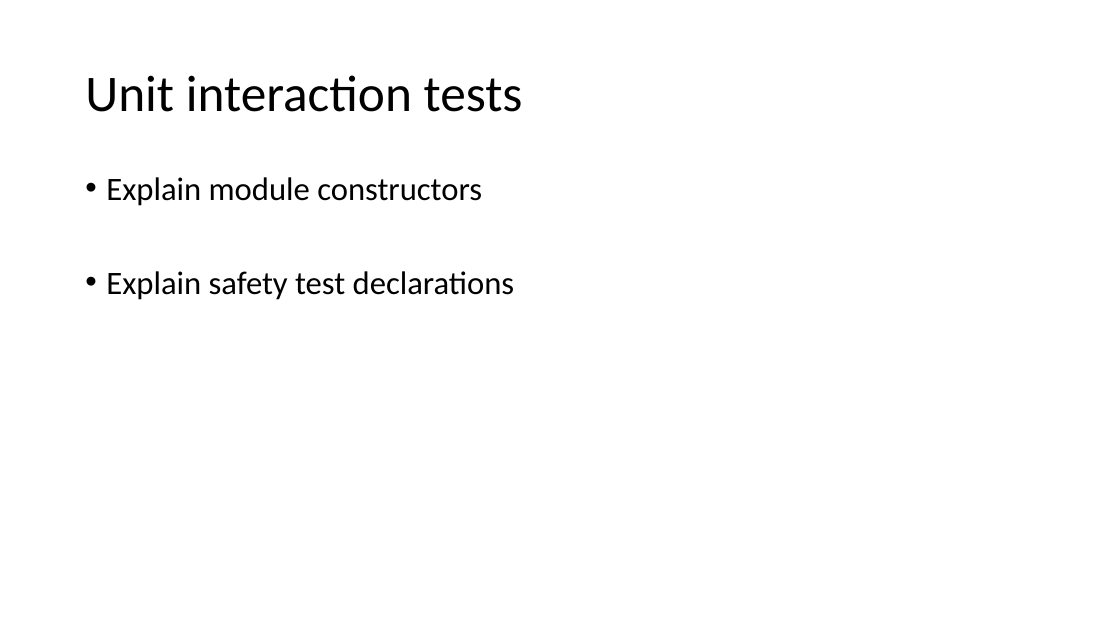
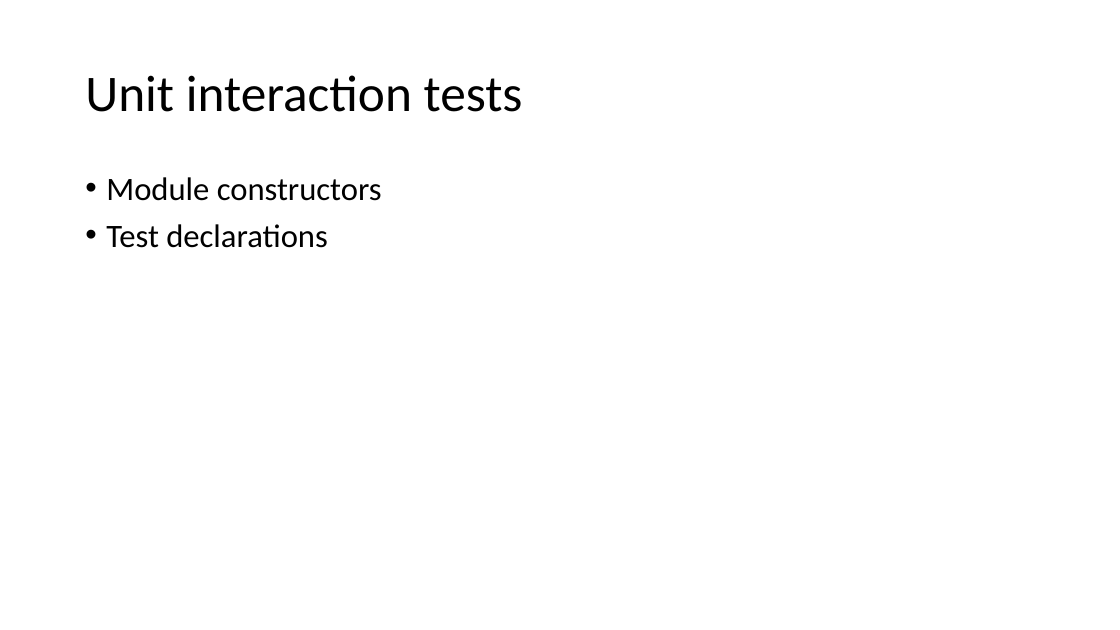
Before and after one commit to p-org/P, a slide deck: slide 8 of Tutorial/P-tutorial.pptx (slide 7 before the commit). Drawn at 1120x630 pixels with LibreOffice and Linux fonts; fonts in the diff are those of the drawing. Boxes give left, top, right and bottom in pixels: in the first picture for what was removed or moved away, otherwise in the second. Text is boxed around its words. In the diff, an @@ line names an element or a change of style, - is before the commit and + after.

```diff
--- a/Tutorial/P-tutorial.pptx
+++ b/Tutorial/P-tutorial.pptx
@@ text at [106, 177, 382, 248]: text changed @@
-• Explain module constructors
-• Explain safety test declarations
+• Module constructors
+• Test declarations
```
Also in this commit, not shown: 4 other slides changed, 3 slides added, 2 slides removed.
